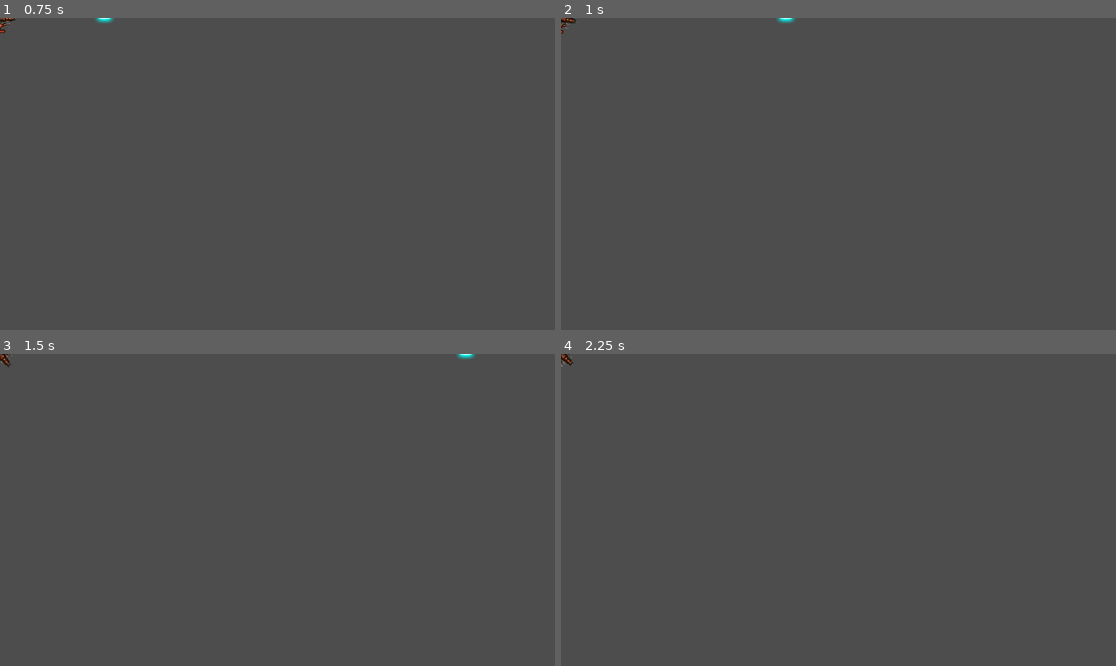
Above: before the commit, frames 1-4 (two rows, left to right).
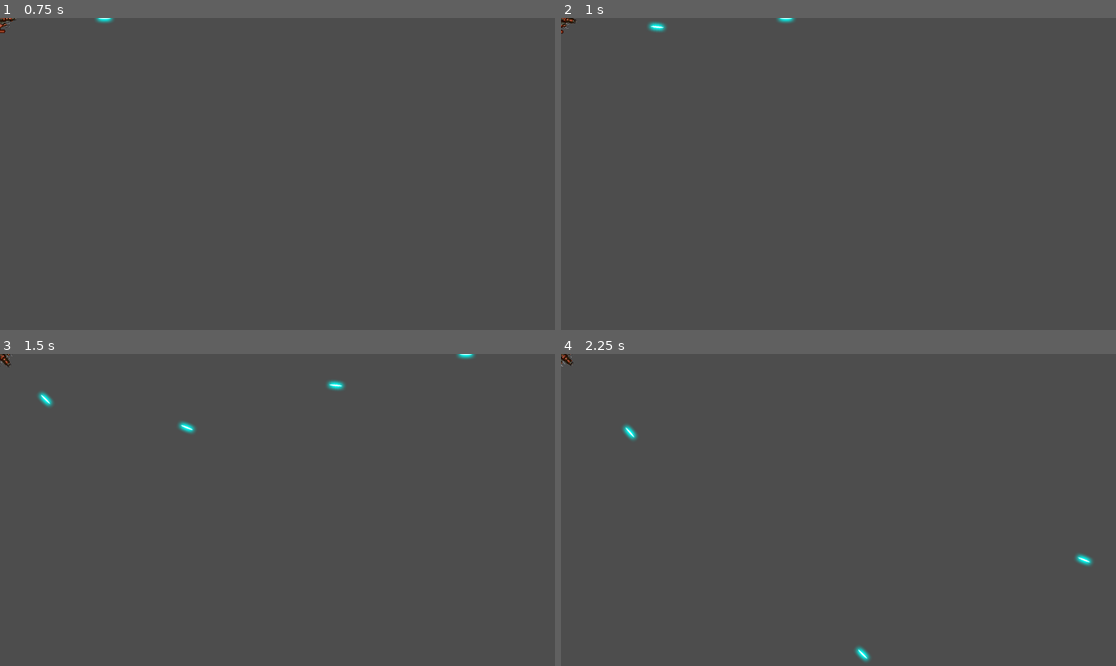
Above: after the commit, the same moments.

Repository: R2Road/book_godot4_game_development_projects
Game: Godot game, scene res://player.tscn
Two runs of this game, one before a commit and one after it. Both use one fixed random seed, a clock stepped at 60 frames per second and the inputs below. The project has no main scene, so this scene is started directly.
Inputs:
- Up to frame 1 (0.75 s): tap Enter at 0.5 s; hold D (rotate_right) from 0.53 s (still down); hold Space (shoot) from 0.53 s (still down)
- Up to frame 2 (1 s): keep holding D (rotate_right); keep holding Space (shoot)
- Up to frame 3 (1.5 s): release D (rotate_right) at 1.28 s; release Space (shoot) at 1.28 s; hold A (rotate_left) from 1.28 s (still down); tap Space (shoot) at 1.35 s
- Up to frame 4 (2.25 s): release A (rotate_left) at 2.03 s; hold D (rotate_right) from 2.03 s (still down); hold Space (shoot) from 2.03 s (still down)

Frame 1 is identical in both runs. In frame 2, less than 0.1% of the frame differs, in the area x 15-19%, y 1-5%; in frame 3, 0.3%, in the area x 6-63%, y 8-26%; in frame 4, 0.3%.

Commit message:
connect signal : timeout

Diff:
--- a/chapter_3_space_rock/player.gd
+++ b/chapter_3_space_rock/player.gd
@@ -101,3 +101,7 @@
 	var b = bullet_scene.instantiate()
 	get_tree().root.add_child( b )
 	b.start( $Muzzle.global_transform )
+
+
+func _on_gun_cooldown_timeout():
+	can_shoot = true
--- a/chapter_3_space_rock/player.tscn
+++ b/chapter_3_space_rock/player.tscn
@@ -26,3 +26,5 @@
 [node name="GunCooldown" type="Timer" parent="."]
 one_shot = true
 autostart = true
+
+[connection signal="timeout" from="GunCooldown" to="." method="_on_gun_cooldown_timeout"]
